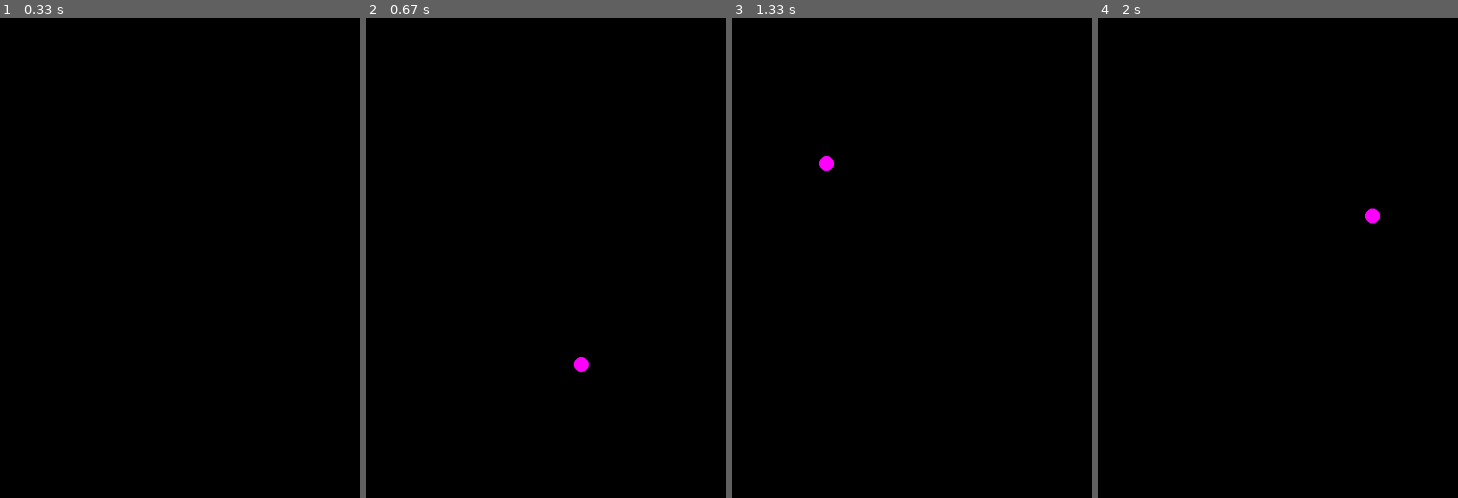
Above: before the commit, frames 1-4 (left to right).
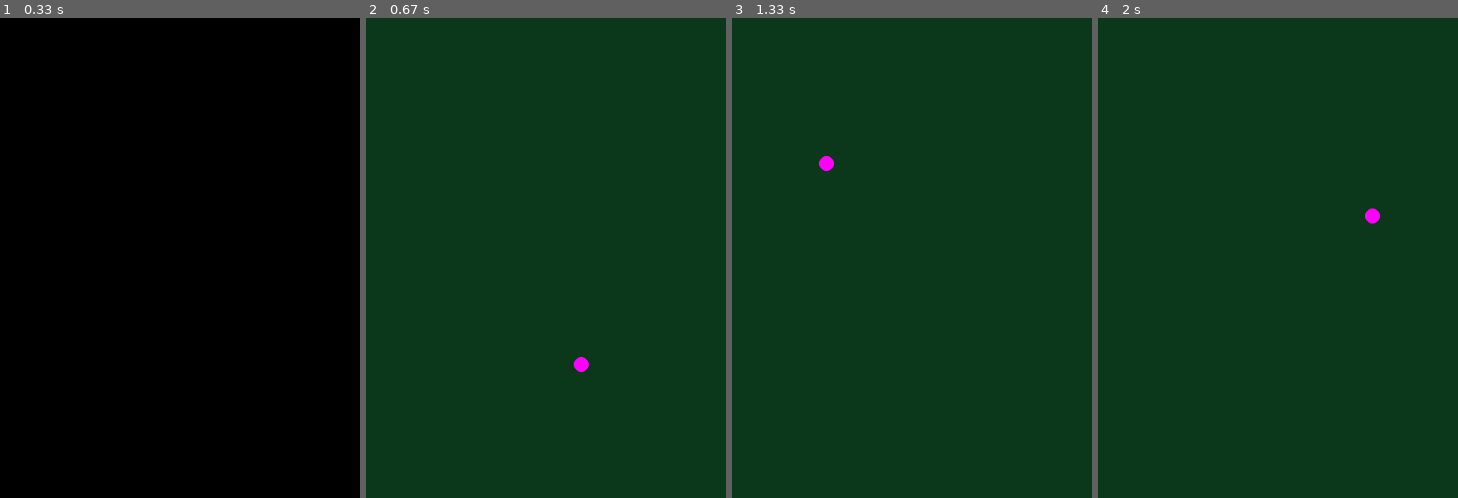
Above: after the commit, the same moments.

Repository: librabit/codeplay
Game: pygame game, started from pygame_original/13_mouseControl.py
The game is run twice, just before and just after one commit, with the same random seed, the same clock (stepped at 60 frames per second) and the same inputs.
Inputs (mouse positions are in pixels of both pictures, inside the frame that each line leads up to):
- Up to frame 1 (0.33 s): no input
- Up to frame 2 (0.67 s): press the mouse at (459, 262) at 0.37 s; move the mouse to (520, 310) at 0.47 s; release the mouse at (582, 363) at 0.6 s
- Up to frame 3 (1.33 s): click (966, 90) at 0.72 s; click (825, 162) at 1.05 s
- Up to frame 4 (2 s): click (1267, 176) at 1.38 s; click (1371, 214) at 1.72 s

Frame 1 is identical in both runs. In frame 2, 100% of the frame differs, in the area x 0-100%, y 0-100%; in frame 3, 100%; in frame 4, 100%.

Commit message:
6/3 마우스이벤트 기초 익히기 (홍석명석지현.맹숙은코로나)

Diff:
--- a/pygame_original/13_mouseControl.py
+++ b/pygame_original/13_mouseControl.py
@@ -40,25 +40,26 @@
             # print("mouseMotion")
             # print(pygame.mouse.get_pos()) # 마우스 움직이는 위치 좌표 출력
             circleX_pos, circleY_pos = pygame.mouse.get_pos()
-            screen.fill((0, 0, 0))
+            screen.fill((11, 55, 26))
             pygame.draw.circle(screen, (255, 0, 255), (circleX_pos, circleY_pos), 10)
+
         if event.type == pygame.MOUSEBUTTONDOWN:
-            # print("mouseButtonDown")
-            # print(pygame.mouse.get_pos())
-            # print(event.button) # 마우스에서 눌리는 버튼의 종류 화면에 출력(어떤거 눌렀는지)
-            if event.button == 1:
-                print("좌클")
-            elif event.button == 3:
-                print("우클")
-            elif event.button == 2:
-                print("휠클")
-            elif event.button == 4:
-                print("휠업")
-            elif event.button == 5:
-                print("휠다운")
+            print("버튼을 누르셨습니다")
+            print(pygame.mouse.get_pos())
+            print(event.button) # 마우스에서 눌리는 버튼의 종류 화면에 출력(어떤거 눌렀는지)
+            # if event.button == 1:
+            #     print("좌클")
+            # elif event.button == 3:
+            #     print("우클")
+            # elif event.button == 2:
+            #     print("휠클")
+            # elif event.button == 4:
+            #     print("휠업")
+            # elif event.button == 5:
+            #     print("휠다운")
 
         if event.type == pygame.MOUSEBUTTONUP:
-            # print("mouseButtonUp")
+            print("mouseButtonUp")
             pass
 
     # 3. 게임 캐릭터 위치 정의
